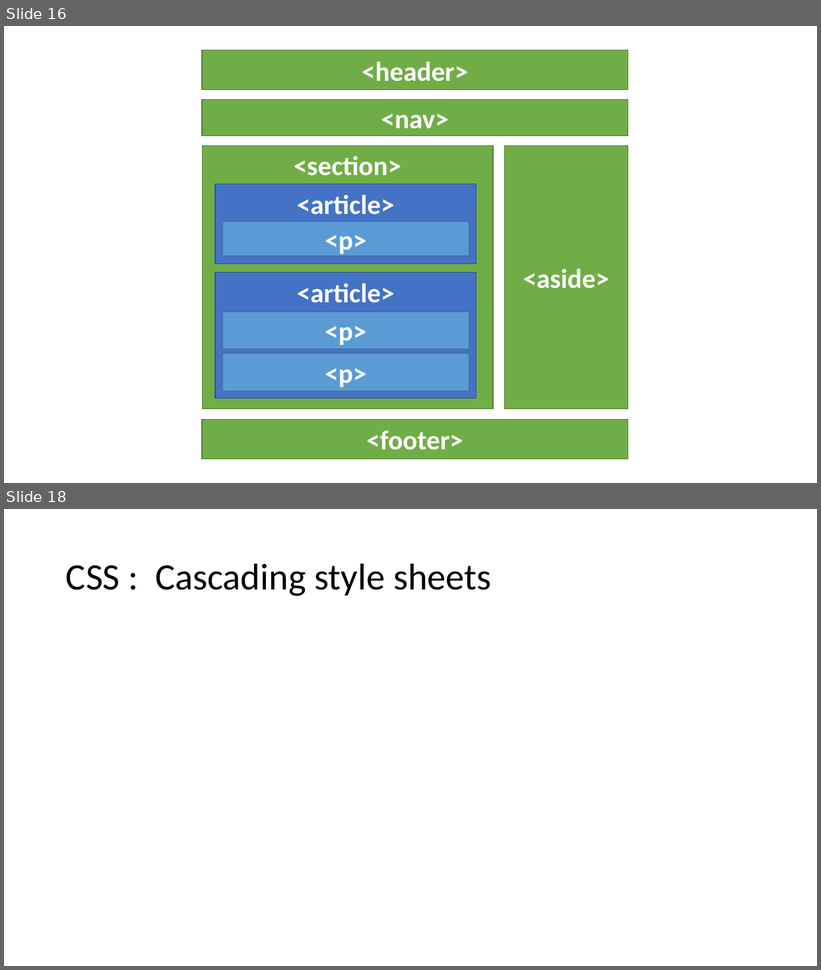
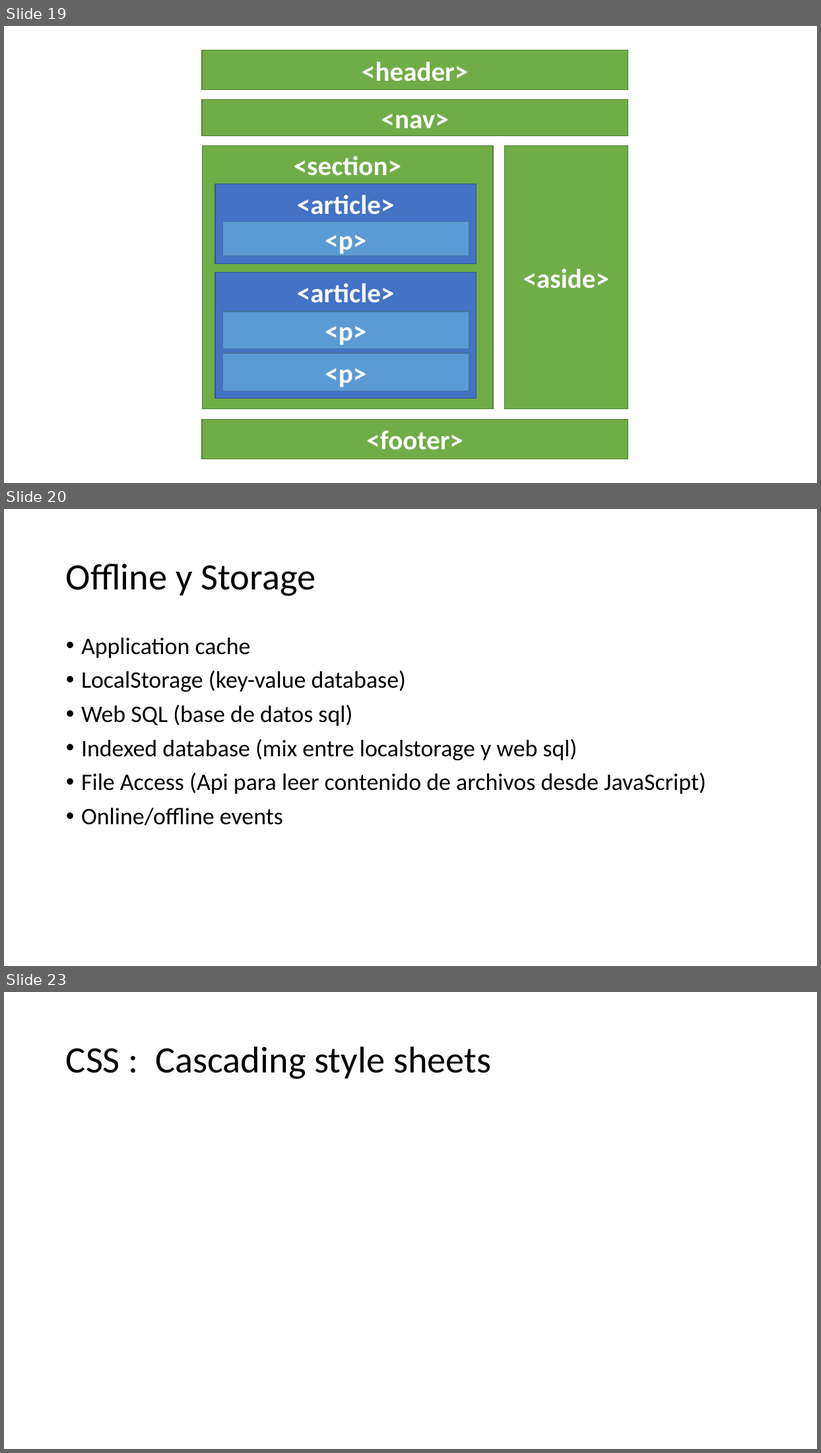
Before and after one commit to Nuevas-Tecnologias-FIUBA/Clase-HTML-CSS, a slide deck: Slides/Clase.pptx. Shown one above the other, each under a label of ours: slides 16 and 18 before the commit, slides 19, 20 and 23 after it; the slides between them are not shown. The pictures are 821x970 and 821x1453 pixels, drawn with LibreOffice and Linux fonts; fonts in the diff are those of the drawing. Boxes give left, top, right and bottom in pixels: in the first picture for what was removed or moved away, otherwise in the second. Text is boxed around its words. In the diff, an @@ line names an element or a change of style, - is before the commit and + after.

Commit message:
# Terminado de armar el contenido de las slides. Agregado bastante de css, y cosas nuevas de html 5.

```diff
--- a/Slides/Clase.pptx
+++ b/Slides/Clase.pptx
@@ slide 20 added at [4, 509, 817, 966], background #FFFFFF @@
@@ title added at [66, 564, 316, 596], 44 pt, text #000000 @@
+Offline y Storage
@@ text added at [81, 638, 706, 826], 28 pt, text #000000 @@
+• Application cache
+• LocalStorage (key-value database)
+• Web SQL (base de datos sql)
+• Indexed database (mix entre localstorage y web sql)
+• File Access (Api para leer contenido de archivos desde JavaScript)
+• Online/offline events
@@ what was slide 16 is now slide 19 @@
@@ what was slide 18 is now slide 23 @@
```
Also in this commit, not shown: 8 slides changed, 10 other slides added, 2 slides removed.
